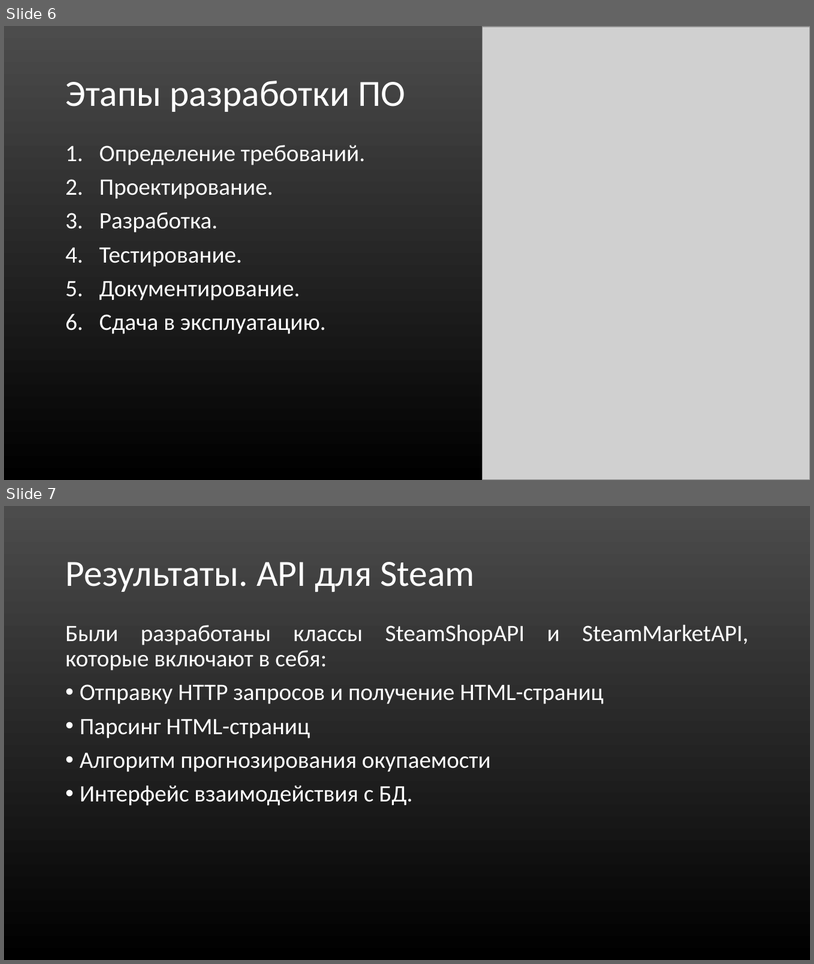
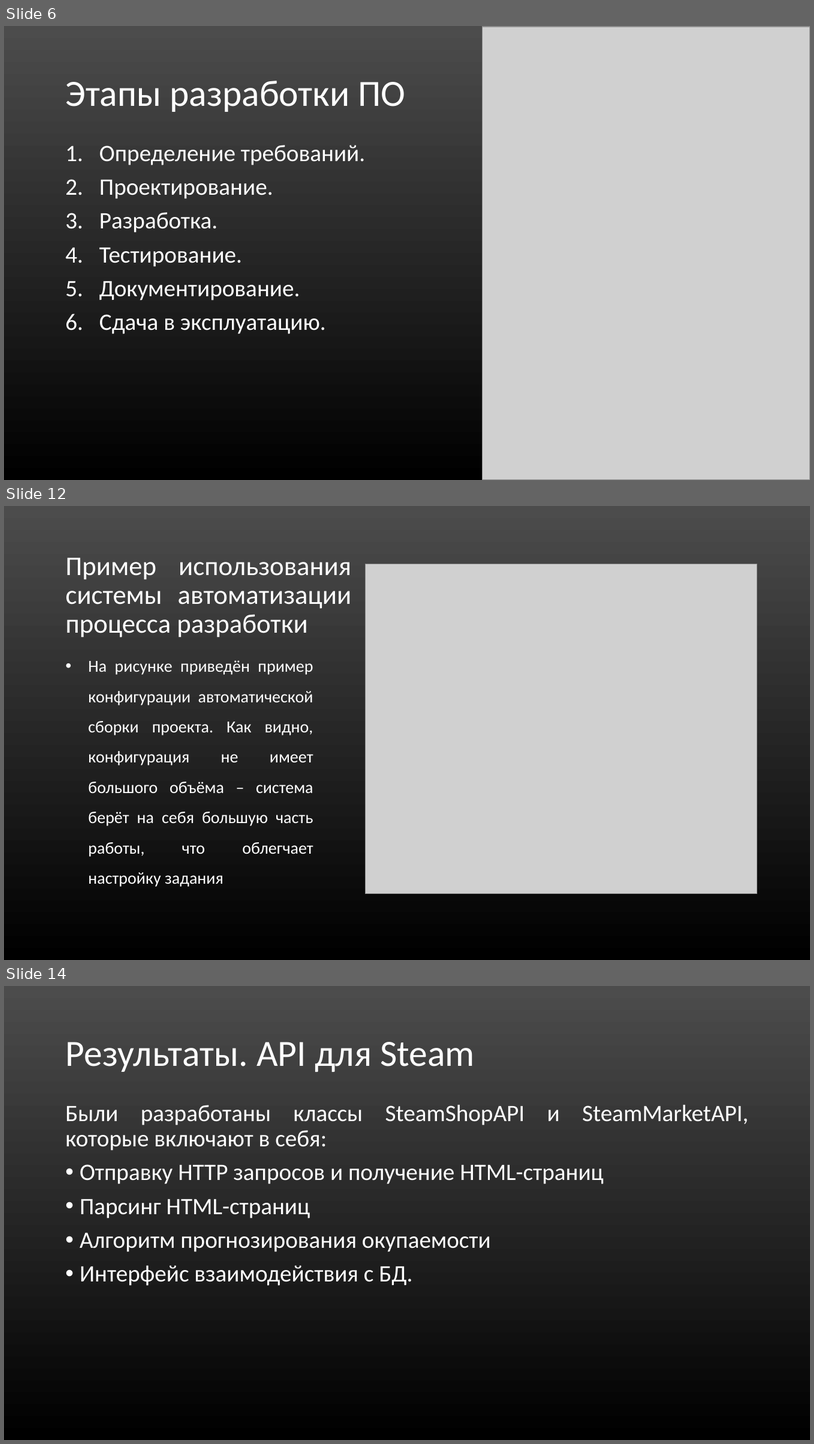
Before and after one commit to Mr-Dm1try/SteamCardsFarmer, a slide deck: Презентация_Помойки.ppt. Shown one above the other, each under a label of ours: slides 6 and 7 before the commit, slides 6, 12 and 14 after it; the slides between them are not shown. The pictures are 814x964 and 814x1444 pixels, drawn with LibreOffice and Linux fonts; fonts in the diff are those of the drawing; grey boxes stand for pictures. Boxes give left, top, right and bottom in pixels: in the first picture for what was removed or moved away, otherwise in the second. Text is boxed around its words. In the diff, an @@ line names an element or a change of style, - is before the commit and + after.

```diff
--- a/Презентация_Помойки.ppt
+++ b/Презентация_Помойки.ppt
@@ slide 12 added at (4,506,810,960), background gradient #4C4C4C to #000000 @@
@@ title added at (66,558,352,637), 32 pt, text #FFFFFF @@
+Пример использования системы автоматизации процесса разработки
@@ picture added at (365,564,757,894) @@
@@ text added at (88,660,314,886), 20 pt, text #FFFFFF @@
+• На рисунке приведён пример конфигурации автоматической сборки проекта. Как видно, конфигурация не имеет большого объёма – система берёт на себя большую часть работы, что облегчает настройку задания
@@ what was slide 7 is now slide 14 @@
```
Also in this commit, not shown: 6 other slides added.
